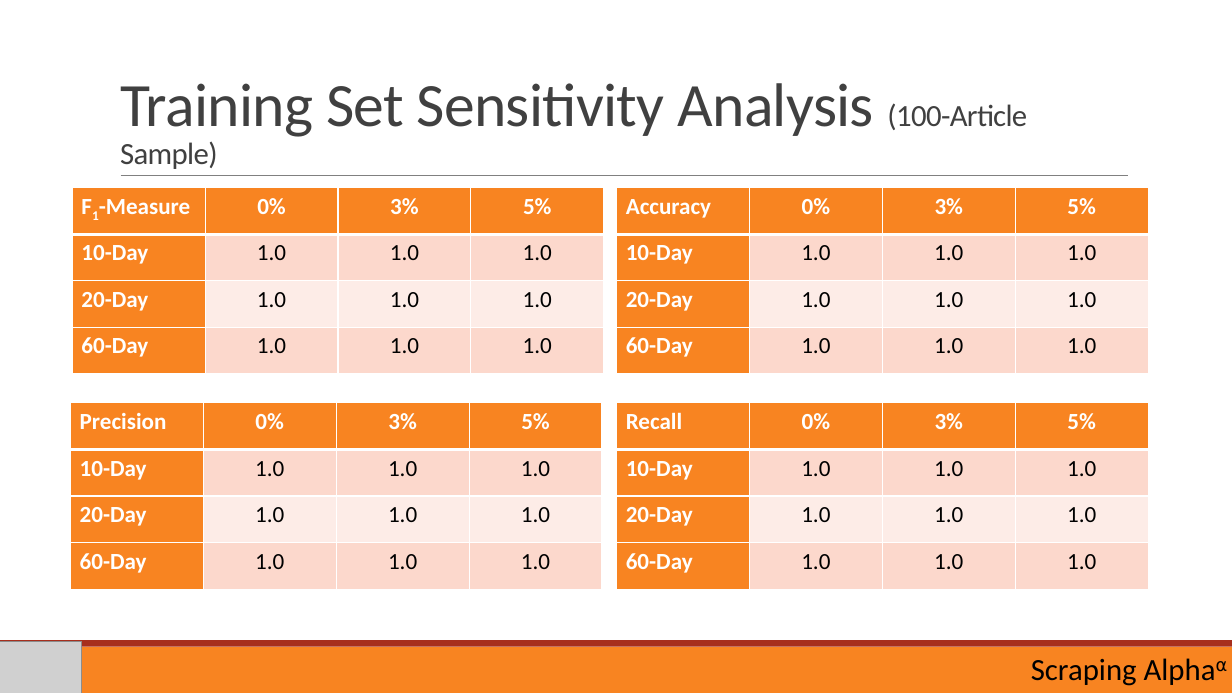
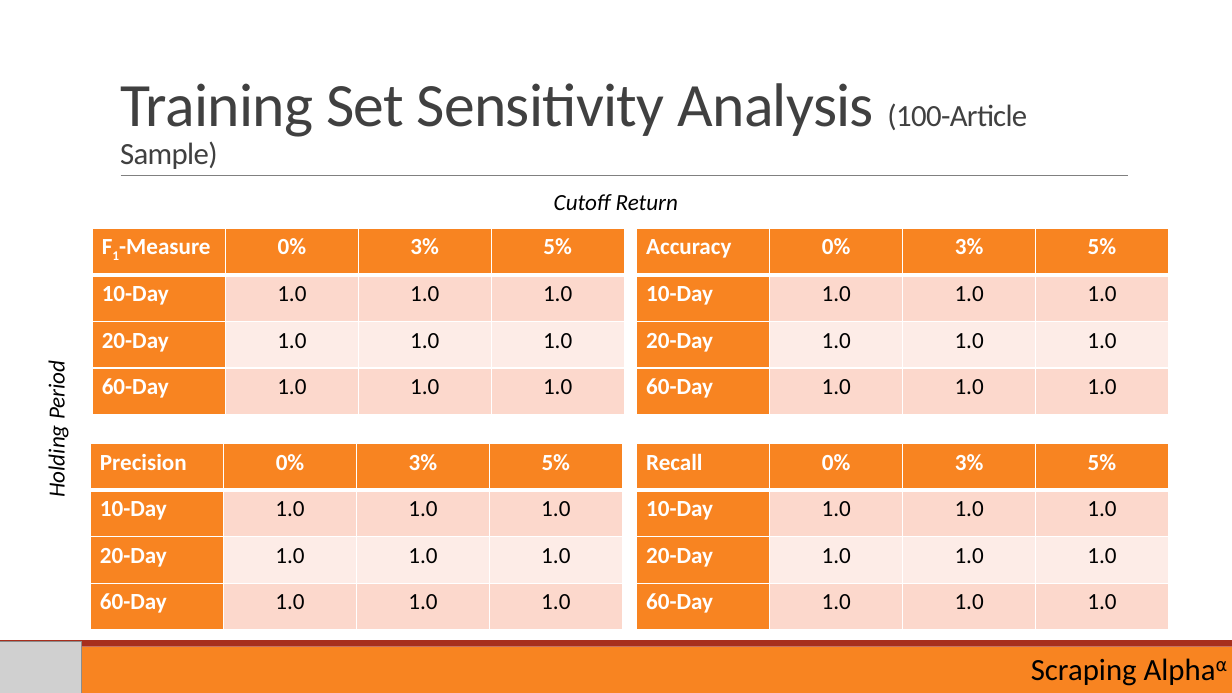
Before and after one commit to aarshman/Scraping_Alpha, a slide deck: slide 18 of Scraping Alpha Deck_Aarsh Sachdeva.pptx. Drawn at 1232x693 pixels with LibreOffice and Linux fonts; fonts in the diff are those of the drawing; grey boxes stand for pictures. Boxes give left, top, right and bottom in pixels: in the first picture for what was removed or moved away, otherwise in the second. Text is boxed around its words. In the diff, an @@ line names an element or a change of style, - is before the commit and + after.

```diff
--- a/Scraping Alpha Deck_Aarsh Sachdeva.pptx
+++ b/Scraping Alpha Deck_Aarsh Sachdeva.pptx
@@ text added at [554,194,678,210], 18 pt, text #000000, italic @@
+Cutoff Return
@@ 4 tables: place and size @@
-4 tables at [70,188,1149,590]
+4 tables at [91,228,1169,630]
@@ text added at [43,366,71,495], 18 pt, text #000000, italic @@
+Holding Period
```
Also in this commit, not shown: 1 other slide changed, 1 other file.
